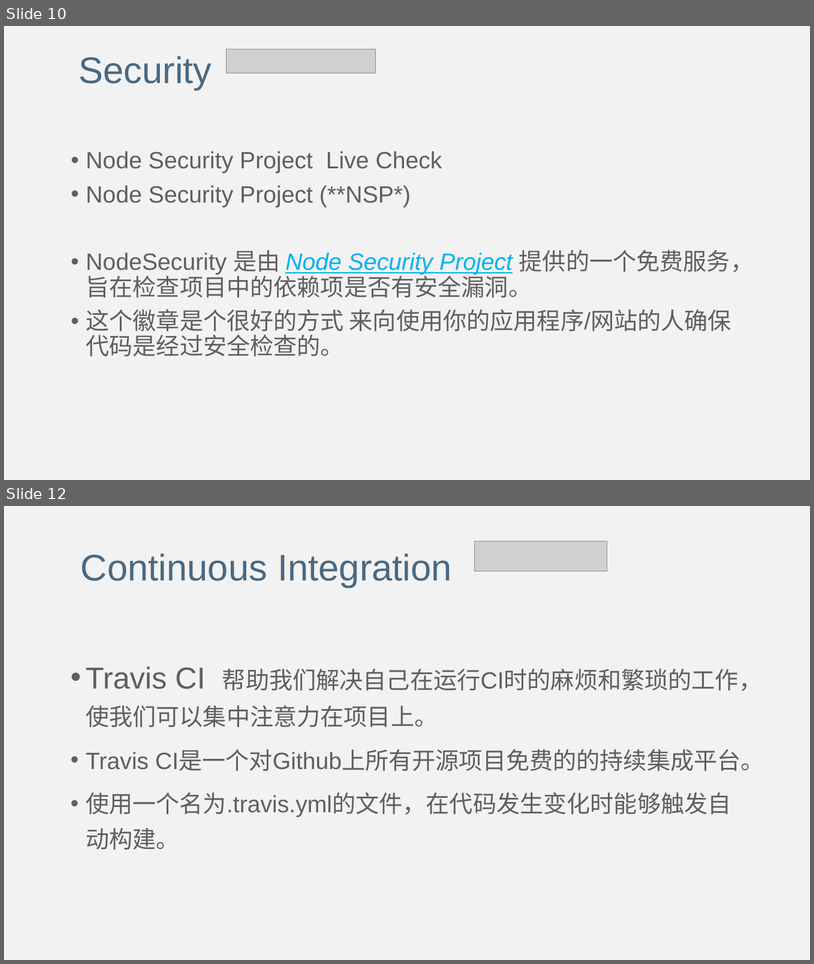
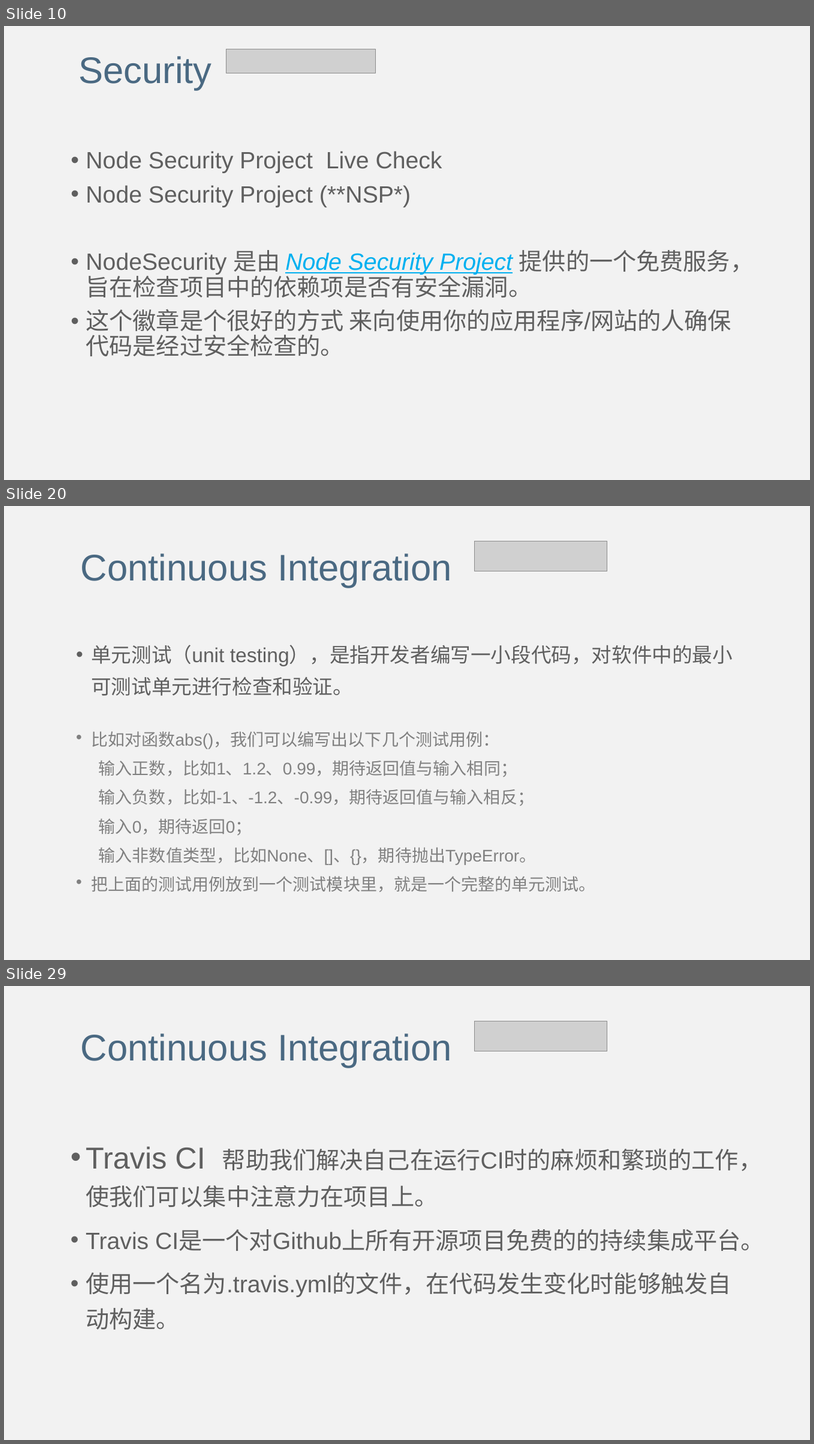
Before and after one commit to lulin1/Code-Repository-Badges, a slide deck: Code Repository Badges.pptx. Shown one above the other, each under a label of ours: slides 10 and 12 before the commit, slides 10, 20 and 29 after it; the slides between them are not shown. The pictures are 814x964 and 814x1444 pixels, drawn with LibreOffice and Linux fonts; fonts in the diff are those of the drawing; grey boxes stand for pictures. Boxes give left, top, right and bottom in pixels: in the first picture for what was removed or moved away, otherwise in the second. Text is boxed around its words. In the diff, an @@ line names an element or a change of style, - is before the commit and + after.

```diff
--- a/Code Repository Badges.pptx
+++ b/Code Repository Badges.pptx
@@ slide 20 added at (4,506,810,960), background #F2F2F2 @@
@@ picture added at (474,541,608,571) @@
@@ text added at (81,553,452,588), 44 pt, text #4A6982 @@
+Continuous Integration
@@ text added at (91,645,733,892), 20 pt, text #808080 @@
+• 单元测试（unit testing），是指开发者编写一小段代码，对软件中的最小可测试单元进行检查和验证。
+• 比如对函数abs()，我们可以编写出以下几个测试用例：
+输入正数，比如1、1.2、0.99，期待返回值与输入相同；
+输入负数，比如-1、-1.2、-0.99，期待返回值与输入相反；
+输入0，期待返回0；
+输入非数值类型，比如None、[]、{}，期待抛出TypeError。
+• 把上面的测试用例放到一个测试模块里，就是一个完整的单元测试。
@@ what was slide 12 is now slide 29 @@
```
Also in this commit, not shown: 2 slides changed, 26 other slides added.
